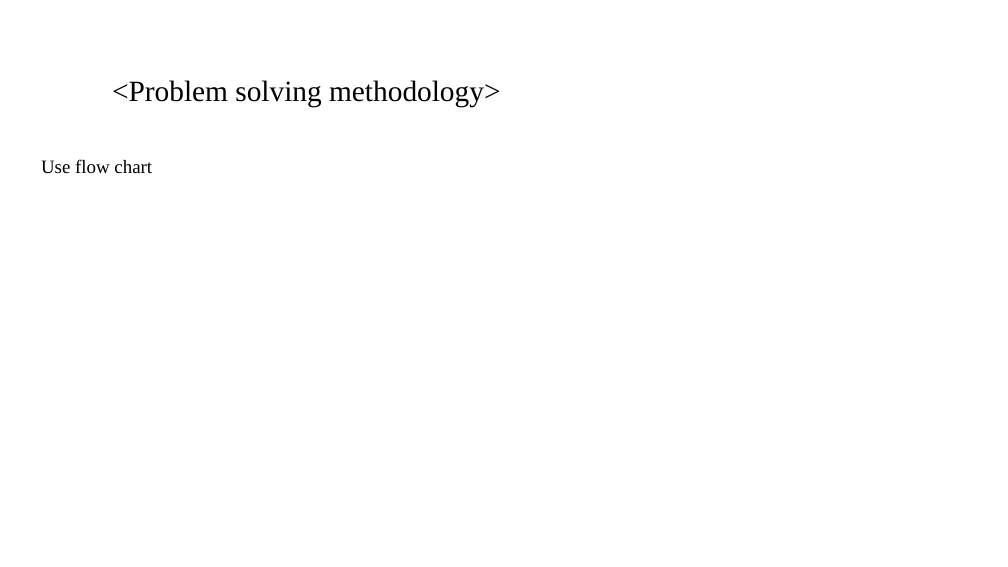
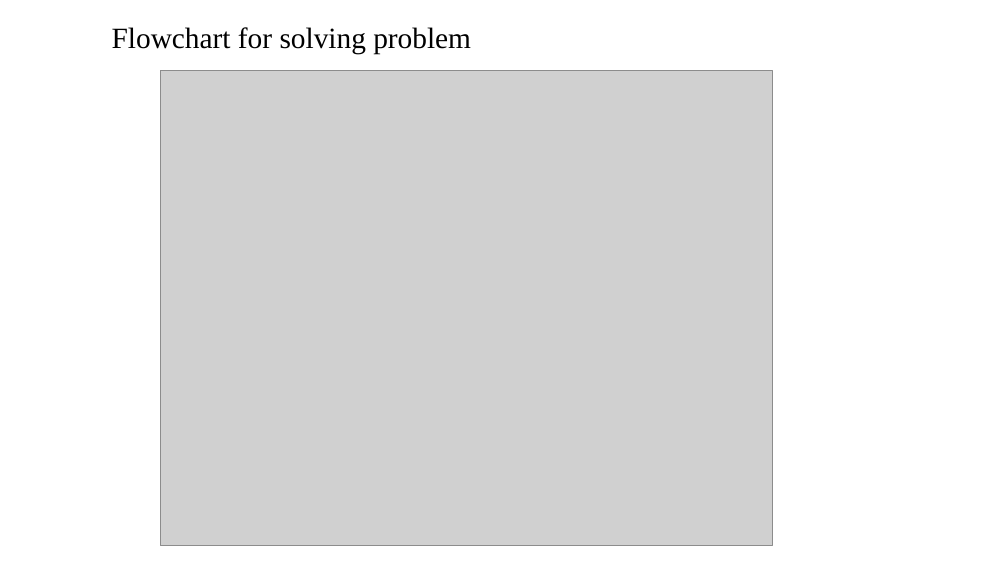
Before and after one commit to PCP4Dev/AI, a slide deck: slide 3 of InvestmentAssignment/INVEST.pptx. Drawn at 1008x567 pixels with LibreOffice and Linux fonts; fonts in the diff are those of the drawing; grey boxes stand for pictures; background and template pictures are left out. Boxes give left, top, right and bottom in pixels: in the first picture for what was removed or moved away, otherwise in the second. Text is boxed around its words. In the diff, an @@ line names an element or a change of style, - is before the commit and + after.

```diff
--- a/InvestmentAssignment/INVEST.pptx
+++ b/InvestmentAssignment/INVEST.pptx
@@ title at box(112, 27, 471, 55): text changed @@
-<Problem solving methodology>
+Flowchart for solving problem
@@ picture added at box(160, 71, 772, 546) @@
@@ text removed at box(41, 159, 152, 174) @@
-Use flow chart
```
Also in this commit, not shown: 3 other slides changed, 6 slides added, 6 slides removed, 2 other files.
